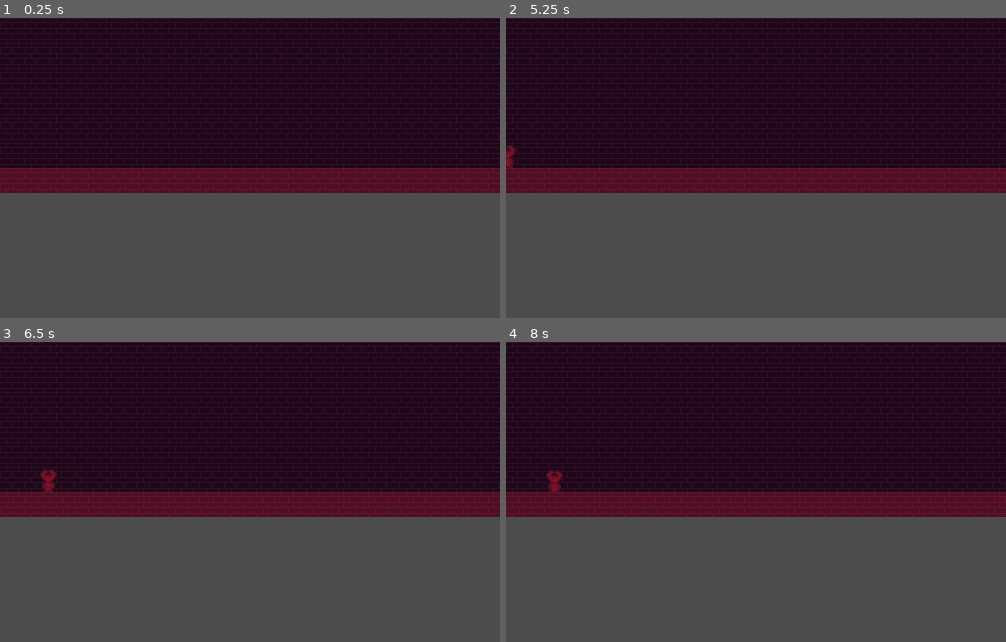
Above: before the commit, frames 1-4 (two rows, left to right).
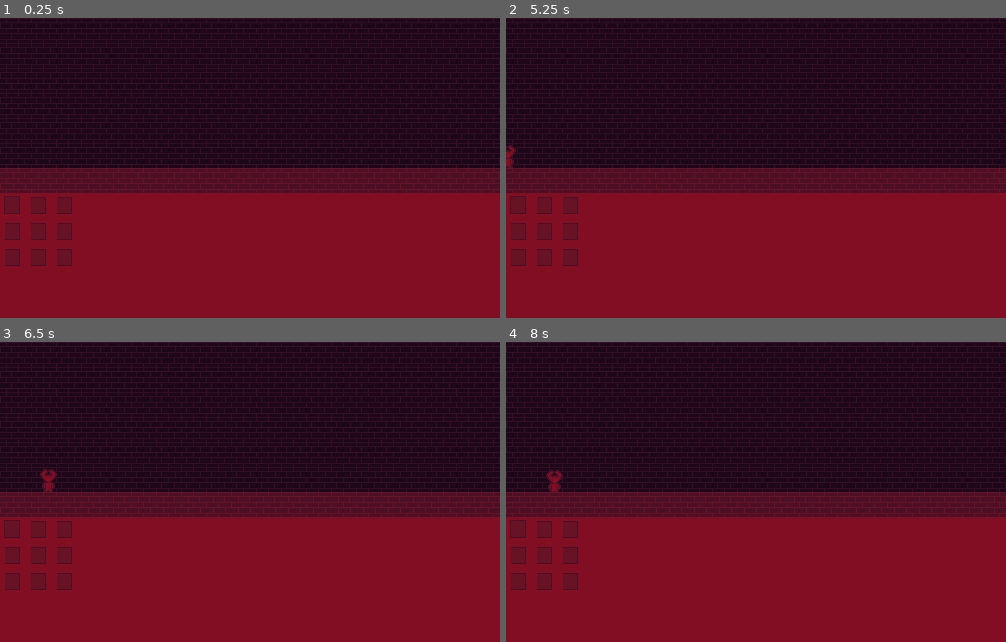
Above: after the commit, the same moments.

Repository: CloudWantDev/WIPDemo
Game: Godot game, scene res://Scenes/World.tscn
Same seed, same stepped clock (60 frames per second), same inputs: the game is played once before the commit and once after it.
Inputs:
- Up to frame 1 (0.25 s): no input
- Up to frame 2 (5.25 s): tap Enter at 0.5, 2, 3.5 s; tap Space at 1.25, 2.75, 4.25 s
- Up to frame 3 (6.5 s): no input
- Up to frame 4 (8 s): no input

The runs differ from the first frame. In frame 1, 42% of the frame differs, in the area x 0-100%, y 58-100%; in frame 2, 42%; in frame 3, 42%; in frame 4, 42%.

Commit message:
more shiz

Diff:
--- /dev/null
+++ b/WIPDemo/Enemies/Eye.tscn
@@ -0,0 +1,25 @@
+[gd_scene load_steps=5 format=2]
+
+[ext_resource path="res://Textures/SpriteSheet 1.png" type="Texture" id=1]
+
+[sub_resource type="AtlasTexture" id=2]
+atlas = ExtResource( 1 )
+region = Rect2( 25, 75, 25, 25 )
+
+[sub_resource type="AtlasTexture" id=4]
+atlas = ExtResource( 1 )
+region = Rect2( 50, 75, 25, 25 )
+
+[sub_resource type="SpriteFrames" id=3]
+animations = [ {
+"frames": [ SubResource( 2 ), SubResource( 4 ) ],
+"loop": true,
+"name": "Idle",
+"speed": 5.0
+} ]
+
+[node name="Eye" type="AnimatedSprite"]
+frames = SubResource( 3 )
+animation = "Idle"
+frame = 1
+playing = true
--- a/WIPDemo/Scenes/Player.tscn
+++ b/WIPDemo/Scenes/Player.tscn
@@ -69,5 +69,4 @@
 [node name="PlayerSprites" type="AnimatedSprite" parent="."]
 frames = SubResource( 10 )
 animation = "IdleNoLook"
-frame = 1
 playing = true
--- a/WIPDemo/Scenes/World.tscn
+++ b/WIPDemo/Scenes/World.tscn
@@ -1,8 +1,12 @@
-[gd_scene load_steps=5 format=2]
+[gd_scene load_steps=6 format=2]
 
 [ext_resource path="res://Scenes/Player.tscn" type="PackedScene" id=1]
 [ext_resource path="res://Textures/SpriteSheet 1.png" type="Texture" id=2]
 [ext_resource path="res://Scripts/World.gd" type="Script" id=3]
+
+[sub_resource type="AtlasTexture" id=2]
+atlas = ExtResource( 2 )
+region = Rect2( 75, 75, 25, 25 )
 
 [sub_resource type="TileSet" id=1]
 0/name = "SpriteSheet 1.png 0"
@@ -37,6 +41,166 @@
 [node name="World" type="Node2D"]
 script = ExtResource( 3 )
 
+[node name="CanvasLayer" type="CanvasLayer" parent="."]
+layer = -1
+
+[node name="VBoxContainer" type="VBoxContainer" parent="CanvasLayer"]
+anchor_right = 1.0
+anchor_bottom = 1.0
+custom_constants/separation = 0
+__meta__ = {
+"_edit_use_anchors_": false
+}
+
+[node name="ColorRect" type="ColorRect" parent="CanvasLayer/VBoxContainer"]
+margin_right = 500.0
+margin_bottom = 175.0
+size_flags_horizontal = 3
+size_flags_vertical = 3
+size_flags_stretch_ratio = 1.4
+
+[node name="ColorRect2" type="ColorRect" parent="CanvasLayer/VBoxContainer"]
+margin_top = 175.0
+margin_right = 500.0
+margin_bottom = 300.0
+size_flags_horizontal = 3
+size_flags_vertical = 3
+color = Color( 0.505882, 0.054902, 0.137255, 1 )
+
+[node name="HBoxContainer" type="HBoxContainer" parent="CanvasLayer/VBoxContainer/ColorRect2"]
+anchor_right = 1.0
+anchor_bottom = 1.0
+__meta__ = {
+"_edit_use_anchors_": false
+}
+
+[node name="GridContainer" type="GridContainer" parent="CanvasLayer/VBoxContainer/ColorRect2/HBoxContainer"]
+margin_right = 75.0
+margin_bottom = 75.0
+rect_min_size = Vector2( 75, 75 )
+size_flags_horizontal = 3
+size_flags_vertical = 2
+columns = 3
+
+[node name="TextureRect" type="TextureRect" parent="CanvasLayer/VBoxContainer/ColorRect2/HBoxContainer/GridContainer"]
+margin_right = 22.0
+margin_bottom = 22.0
+size_flags_horizontal = 3
+size_flags_vertical = 3
+texture = SubResource( 2 )
+expand = true
+stretch_mode = 6
+
+[node name="TextureRect2" type="TextureRect" parent="CanvasLayer/VBoxContainer/ColorRect2/HBoxContainer/GridContainer"]
+margin_left = 26.0
+margin_right = 48.0
+margin_bottom = 22.0
+size_flags_horizontal = 3
+size_flags_vertical = 3
+texture = SubResource( 2 )
+expand = true
+stretch_mode = 6
+__meta__ = {
+"_edit_use_anchors_": false
+}
+
+[node name="TextureRect3" type="TextureRect" parent="CanvasLayer/VBoxContainer/ColorRect2/HBoxContainer/GridContainer"]
+margin_left = 52.0
+margin_right = 74.0
+margin_bottom = 22.0
+size_flags_horizontal = 3
+size_flags_vertical = 3
+texture = SubResource( 2 )
+expand = true
+stretch_mode = 6
+__meta__ = {
+"_edit_use_anchors_": false
+}
+
+[node name="TextureRect4" type="TextureRect" parent="CanvasLayer/VBoxContainer/ColorRect2/HBoxContainer/GridContainer"]
+margin_top = 26.0
+margin_right = 22.0
+margin_bottom = 48.0
+size_flags_horizontal = 3
+size_flags_vertical = 3
+texture = SubResource( 2 )
+expand = true
+stretch_mode = 6
+
+[node name="TextureRect5" type="TextureRect" parent="CanvasLayer/VBoxContainer/ColorRect2/HBoxContainer/GridContainer"]
+margin_left = 26.0
+margin_top = 26.0
+margin_right = 48.0
+margin_bottom = 48.0
+size_flags_horizontal = 3
+size_flags_vertical = 3
+texture = SubResource( 2 )
+expand = true
+stretch_mode = 6
+__meta__ = {
+"_edit_use_anchors_": false
+}
+
+[node name="TextureRect6" type="TextureRect" parent="CanvasLayer/VBoxContainer/ColorRect2/HBoxContainer/GridContainer"]
+margin_left = 52.0
+margin_top = 26.0
+margin_right = 74.0
+margin_bottom = 48.0
+size_flags_horizontal = 3
+size_flags_vertical = 3
+texture = SubResource( 2 )
+expand = true
+stretch_mode = 6
+__meta__ = {
+"_edit_use_anchors_": false
+}
+
+[node name="TextureRect7" type="TextureRect" parent="CanvasLayer/VBoxContainer/ColorRect2/HBoxContainer/GridContainer"]
+margin_top = 52.0
+margin_right = 22.0
+margin_bottom = 74.0
+size_flags_horizontal = 3
+size_flags_vertical = 3
+texture = SubResource( 2 )
+expand = true
+stretch_mode = 6
+
+[node name="TextureRect8" type="TextureRect" parent="CanvasLayer/VBoxContainer/ColorRect2/HBoxContainer/GridContainer"]
+margin_left = 26.0
+margin_top = 52.0
+margin_right = 48.0
+margin_bottom = 74.0
+size_flags_horizontal = 3
+size_flags_vertical = 3
+texture = SubResource( 2 )
+expand = true
+stretch_mode = 6
+__meta__ = {
+"_edit_use_anchors_": false
+}
+
+[node name="TextureRect9" type="TextureRect" parent="CanvasLayer/VBoxContainer/ColorRect2/HBoxContainer/GridContainer"]
+margin_left = 52.0
+margin_top = 52.0
+margin_right = 74.0
+margin_bottom = 74.0
+size_flags_horizontal = 3
+size_flags_vertical = 3
+texture = SubResource( 2 )
+expand = true
+stretch_mode = 6
+__meta__ = {
+"_edit_use_anchors_": false
+}
+
+[node name="MarginContainer" type="MarginContainer" parent="CanvasLayer/VBoxContainer/ColorRect2/HBoxContainer"]
+margin_left = 79.0
+margin_right = 500.0
+margin_bottom = 125.0
+size_flags_horizontal = 3
+size_flags_vertical = 3
+size_flags_stretch_ratio = 5.9
+
 [node name="LevelTiles" type="TileMap" parent="."]
 tile_set = SubResource( 1 )
 cell_size = Vector2( 25, 25 )
@@ -50,8 +214,11 @@
 position = Vector2( 224, 138 )
 
 [node name="EventMiddlePosition" type="Position2D" parent="."]
-position = Vector2( 276, 0 )
+position = Vector2( 251, 138 )
 
 [node name="Tween" type="Tween" parent="."]
 
+[node name="Event" type="Node2D" parent="."]
+position = Vector2( 525, 138 )
+
 [connection signal="tween_completed" from="Tween" to="." method="_on_Tween_tween_completed"]
--- a/WIPDemo/Scripts/World.gd
+++ b/WIPDemo/Scripts/World.gd
@@ -3,6 +3,8 @@
 onready var tween := $Tween
 onready var Player := $Player
 onready var PlayerMiddlePosition := $PlayerMiddlePosition
+onready var EventMiddlePosition := $EventMiddlePosition
+onready var event := $Event
 var TransitionTime := 1
 
 func _ready():
@@ -23,7 +25,16 @@
 	tween.interpolate_property(Player,"position",null,Vector2(-25,138),TransitionTime)
 	tween.start()
 
+func _move_event_in():
+	TransitionTime = 6
+	Player.get_node("PlayerSprites").play("Run")
+	tween.interpolate_property(event,"position",null,EventMiddlePosition.position,TransitionTime)
+	tween.start()
 
+func _move_event_out():
+	TransitionTime = 6
+	tween.interpolate_property(event,"position",null,Vector2(-25,138),TransitionTime)
+	tween.start()
 
 
 func _on_Tween_tween_completed(object, key):
Binary file changed: WIPDemo/Textures/SpriteSheet 1.png
Not shown, added: .DS_Store
Not shown, added: WIPDemo/.DS_Store
